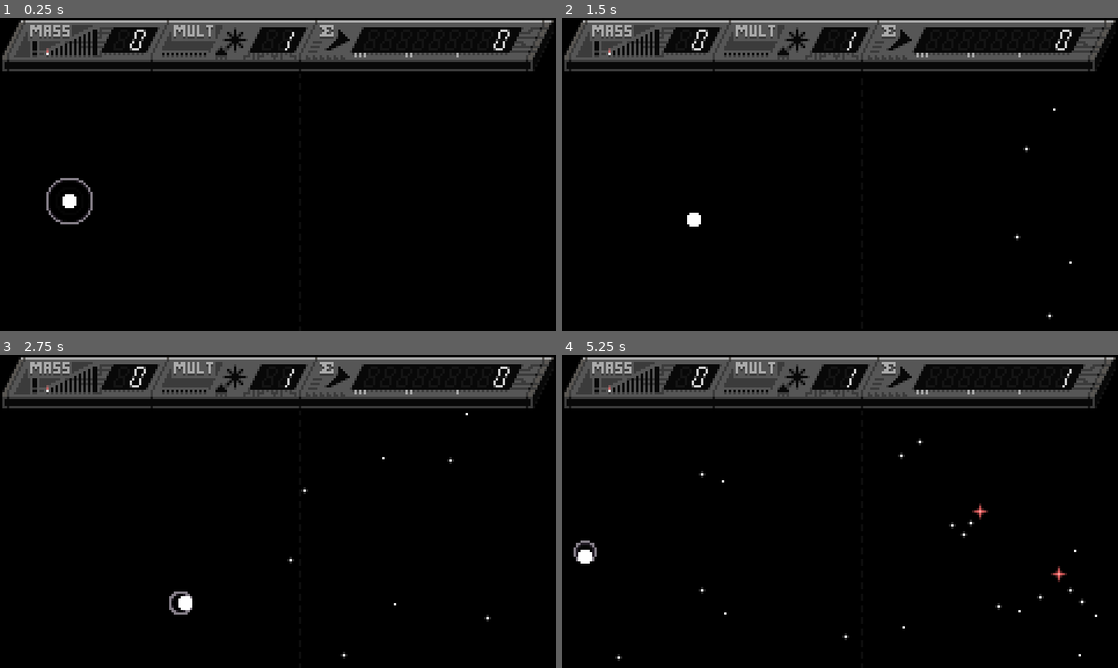
Above: before the commit, frames 1-4 (two rows, left to right).
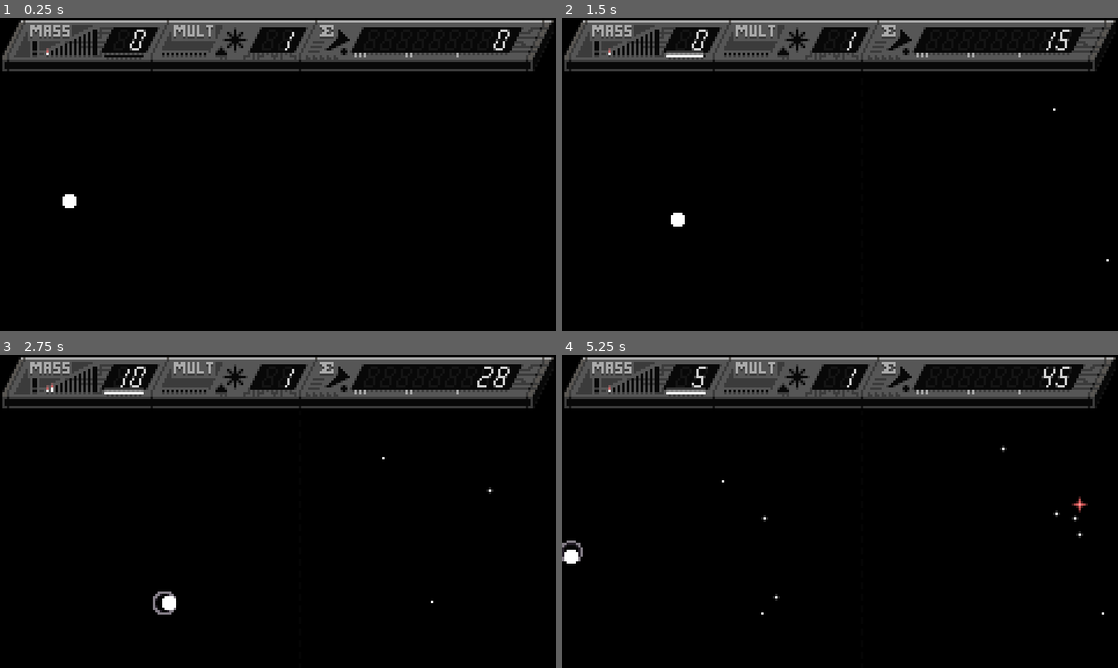
Above: after the commit, the same moments.

Repository: VivianMochi/GravityWell
Game: Godot game, scene res://game_scene.tscn
Two runs of this game, one before a commit and one after it. Both use one fixed random seed, a clock stepped at 60 frames per second and the inputs below.
Inputs:
- Up to frame 1 (0.25 s): no input
- Up to frame 2 (1.5 s): tap Enter at 0.5 s; hold D 0.53-1.28 s; hold 1 0.53-1.28 s; tap Space at 0.77, 0.8, 1.07, 1.35 s; hold S from 1.28 s (still down)
- Up to frame 3 (2.75 s): tap Space at 1.52, 1.82, 2.3 s; tap 1 at 1.55 s; release S at 2.03 s; hold D from 2.03 s (still down); hold 1 from 2.03 s (still down)
- Up to frame 4 (5.25 s): release D at 2.78 s; release 1 at 2.78 s; hold W 2.78-3.53 s; tap 1 at 2.85, 4.35 s; tap Space at 3.02, 3.32, 4.52, 4.82 s; hold Space 3.53-4.28 s; hold A 3.53-5.03 s; hold S from 5.03 s (still down); hold 1 from 5.03 s (still down)

The runs differ from the first frame. In frame 1, 0.4% of the frame differs, in the area x 8-63%, y 7-66%; in frame 2, 0.5%; in frame 3, 0.8%; in frame 4, 1.2%, in the area x 0-98%, y 3-98%.

Commit message:
Game states and more HUD elements

Diff:
--- a/game_scene.gd
+++ b/game_scene.gd
@@ -1,28 +1,85 @@
 extends Node2D
 
+# Game rules
 var ticks_per_second: int = 30;
 var tick_timer: float = 0;
 
-var dust_density: float = 0.2;
-var shard_percentage: float = 0.1;
-
+# Area rules
+var dust_density: float = 0.1;
+var shard_percentage: float = 0.0;
+
+# Mass stuff
 var mass_count: int = 0;
+
+# Multiplier stuff
 var multiplier: int = 1;
+var multiplier_progress: int = 0;
+var multiplier_shield: int = 0;
+
+# Score stuff
 var total_score: int = 0;
 var total_score_display_value: int = 0;
+
+# Gameplay control
+var prepping := true;
+var playing := false;
+var results := false;
+
+# Other visual controls
+var hit_freeze: float = 0;
+var shake_time: float = 0;
+var flicker_time = {}
 
 func _ready():
 	# Set up some stuff
 	$Well.right_barrier = $Barrier.position.x - 3;
+	flicker_time["Passthrough"] = 0;
+	flicker_time["MultiArrow"] = 0
 
 func _process(delta):
-	# Decide when to tick
-	tick_timer += delta;
-	while tick_timer > 1.0 / ticks_per_second:
-		tick_timer -= 1.0 / ticks_per_second;
-		tick();
+	# Screen shake control
+	if shake_time > 0:
+		shake_time = move_toward(shake_time, 0, delta);
+		position = Vector2(randf() * 2 - 1,randf() * 2 - 1);
+	else:
+		position = Vector2();
+
+	# Freeze control, then tick
+	if hit_freeze > 0:
+		hit_freeze = move_toward(hit_freeze, 0, delta);
+	else:
+		# Game state control
+		if playing and $Well.dead:
+			end_game();
+		if Input.is_physical_key_pressed(KEY_SPACE) and (prepping or results):
+			start_game();
+
+		# Decide when to tick
+		tick_timer += delta;
+		while tick_timer > 1.0 / ticks_per_second:
+			tick_timer -= 1.0 / ticks_per_second;
+			tick();
 
 func tick():
+	# Debug
+	if Input.is_physical_key_pressed(KEY_1):
+		var new_dust = preload("res://dust.tscn").instantiate();
+		$Dust.add_child(new_dust);
+		new_dust.position = $Well.position;
+
+	# Tick flicker times
+	for light in flicker_time:
+		flicker_time[light] = move_toward(flicker_time[light], 0, 1);
+
+	# Multiplier decay
+	if multiplier_shield > 0:
+		multiplier_shield = move_toward(multiplier_shield, 0, clamp(floor(multiplier * 0.5) + 1, 1, 10));
+	else:
+		multiplier_progress = move_toward(multiplier_progress, 0, 1);
+		if playing and multiplier_progress <= 0 and multiplier > 1:
+			multiplier -= 1;
+			multiplier_progress = 99;
+
 	# Tick the gravity well
 	$Well.tick();
 
@@ -51,19 +108,80 @@
 			new_dust.velocity_changed();
 
 	# Fade in the barrier when nearby
-	$Barrier.modulate.a = clamp(($Well.position.x - $Barrier.position.x + 10) / 10.0, 0.05, 1);
+	$Barrier.modulate.a = clamp(($Well.position.x - $Barrier.position.x + 10) / 10.0, 0.02, 1) if playing else 0;
 	$Barrier.position.y += 1;
 	if $Barrier.position.y > 4:
 		$Barrier.position.y = 0;
 
-	# Update display
-	total_score_display_value = move_toward(total_score_display_value, total_score, 2);
+	# Multiplier growth from satellites, only when multiplier is shielded
+	if $Well.orbiting > 0 and multiplier_shield > 0:
+		multiplier_progress += $Well.orbiting;
+		if multiplier_progress >= 100:
+			multiplier += 1;
+			multiplier_progress = 1;
+			multiplier_shield = 100;
+			flicker_time["MultiArrow"] = 25;
+
+	# Update score
+	var score_increment = ceil(abs(total_score - total_score_display_value) / 10.0);
+	total_score_display_value = move_toward(total_score_display_value, total_score, score_increment);
+
+	# Update the hud display
 	update_display();
 
+func start_game():
+	# Game state change
+	prepping = false;
+	results = false;
+	playing = true;
+
+	# Reset player
+	$Well.position = Vector2(30, 79);
+	$Well.dead = false;
+	$Well.controlled = true;
+
+	# Reset area
+	dust_density = 0.1;
+	shard_percentage = 0.1;
+
+	# Reset hud
+	mass_count = 0;
+	multiplier = 1;
+	multiplier_progress = 0;
+	multiplier_shield = 0;
+	total_score = 0;
+	total_score_display_value = 0;
+
+func end_game():
+	# Game state change
+	playing = false;
+	results = true;
+
+	# Move player far off screen
+	var explosion_position = $Well.position;
+	$Well.position.x = -500;
+
+	# Create particle explosion
+	for i in range(100):
+		var new_dust = preload("res://dust.tscn").instantiate();
+		$Dust.add_child(new_dust);
+		new_dust.position = explosion_position;
+		new_dust.velocity = Vector2(lerp(-4.0, 4.0, randf()), lerp(-4.0, 4.0, randf()));
+		new_dust.velocity_changed();
+
+	# Update displays
+	mass_count = 0;
+
 func update_display():
+	# Update anti-mode warning light
+	# It flashes whenever dust will be insta-transmitted
+	if $Well.anti_mode or mass_count == 99:
+		$TopHud/AntiModeLight.visible = Time.get_ticks_msec() % 1000 < 500;
+	else:
+		$TopHud/AntiModeLight.visible = false;
+
 	# Update size bar display and mass count display
 	if $Well.anti_mode:
-		$TopHud/AntiModeLight.visible = Time.get_ticks_msec() % 1000 < 500;
 		$TopHud/SizeMeter.frame = 0;
 		$TopHud/MassDigit0.frame = 11;
 		$TopHud/MassDigit1.frame = 11;
@@ -73,14 +191,40 @@
 		else:
 			var size_factor = mass_count / 100.0
 			$TopHud/SizeMeter.frame = lerp(1, 11, size_factor);
-		$TopHud/AntiModeLight.visible = false;
 		update_number_display("Mass", mass_count);
+
+	# Update multiplier shield display
+	if multiplier_shield > 0:
+		$TopHud/MultiShieldBar.visible = true;
+		$TopHud/MultiShieldBar.frame = 0;
+		$TopHud/MultiShieldBar.scale.x = round(multiplier_shield * 17.0 / 100.0);
+	elif (multiplier > 1 and playing) or multiplier_progress > 0:
+		# Flash red if multiplier is actively decaying
+		$TopHud/MultiShieldBar.visible = Time.get_ticks_msec() % 300 < 150;
+		$TopHud/MultiShieldBar.frame = 1;
+		$TopHud/MultiShieldBar.scale.x = 17.0;
+	else:
+		$TopHud/MultiShieldBar.visible = false;
+
+	# Update multiplier builder lights
+	$TopHud/MultiBuilderLights.frame = $Well.orbiting;
+
+	# Update multiplier bar
+	if multiplier_progress > 0:
+		$TopHud/MultiBar.visible = true;
+		$TopHud/MultiBar.region_rect.size.x = 2 + round(227 * multiplier_progress / 100.0);
+	else:
+		$TopHud/MultiBar.visible = false;
 
 	# Update multiplier display
 	update_number_display("Mult", multiplier);
 
 	# Update total score display
 	update_number_display("Score", total_score_display_value);
+
+	# Update lights from flicker control
+	$TopHud/MultiArrowLight.visible = Time.get_ticks_msec() % 200 < 100 if flicker_time["MultiArrow"] > 0 else false;
+	$TopHud/PassthroughLight.visible = flicker_time["Passthrough"] > 0;
 
 func update_number_display(display_id: String, value: int):
 	var digits = 9 if display_id == "Score" else 2;
@@ -93,21 +237,28 @@
 			value /= 10;
 
 func _on_well_absorbed(dust):
-	if not $Well.anti_mode:
-		if mass_count < 99:
+	if playing:
+		if not $Well.anti_mode and mass_count < 99:
 			mass_count += 1;
 		else:
-			# Do mass burn-through here
-			pass
-		$Well.grow_for_mass(mass_count);
+			# Do insta-transmit
+			total_score += 1;
+			flicker_time["Passthrough"] = 3;
+
+		# Shield current multiplier for collecting dust
+		multiplier_shield = 100;
+
+	# Destroy the dust
 	dust.queue_free();
 
 func _on_well_fractured(shard):
 	shard.queue_free();
-	# Reset game here
-	total_score = 0;
+	hit_freeze = 0.5;
+	shake_time = 0.25;
+	$Well.die();
 
 func _on_transmit_mass():
 	total_score += mass_count * multiplier;
 	mass_count = 0;
 	multiplier = 1;
+	# TODO: Make a better scoring animation, this should feel good at high numbers!
--- a/game_scene.tscn
+++ b/game_scene.tscn
@@ -7,6 +7,11 @@
 [ext_resource type="PackedScene" uid="uid://bfbabxhrw6rmt" path="res://num_display.tscn" id="4_xu2al"]
 [ext_resource type="Texture2D" uid="uid://dgs25h67jrg56" path="res://resource/size_meter.png" id="5_sr6lx"]
 [ext_resource type="Texture2D" uid="uid://cge4ktcw37cbh" path="res://resource/anti_mode.png" id="6_c6uyk"]
+[ext_resource type="Texture2D" uid="uid://hpx32o0ch543" path="res://resource/multibuilder.png" id="8_a0qj3"]
+[ext_resource type="Texture2D" uid="uid://v7dja68plb8t" path="res://resource/multishield.png" id="9_tjese"]
+[ext_resource type="Texture2D" uid="uid://bab0tsc44h40s" path="res://resource/multibar.png" id="10_2e24m"]
+[ext_resource type="Texture2D" uid="uid://1urtn3ah2jl5" path="res://resource/arrow.png" id="11_o2kjl"]
+[ext_resource type="Texture2D" uid="uid://bbj6oex5yocgv" path="res://resource/passthrough.png" id="12_r3rui"]
 
 [node name="GameScene" type="Node2D"]
 script = ExtResource("1_3meol")
@@ -78,6 +83,36 @@
 position = Vector2(15, 13)
 texture = ExtResource("6_c6uyk")
 
+[node name="MultiBuilderLights" type="Sprite2D" parent="TopHud"]
+position = Vector2(70, 12)
+texture = ExtResource("8_a0qj3")
+centered = false
+hframes = 11
+
+[node name="MultiShieldBar" type="Sprite2D" parent="TopHud"]
+position = Vector2(45, 14)
+scale = Vector2(1, 1)
+texture = ExtResource("9_tjese")
+centered = false
+hframes = 2
+
+[node name="MultiBar" type="Sprite2D" parent="TopHud"]
+position = Vector2(1, 17)
+texture = ExtResource("10_2e24m")
+centered = false
+region_enabled = true
+region_rect = Rect2(0, 0, 229, 6)
+
+[node name="MultiArrowLight" type="Sprite2D" parent="TopHud"]
+position = Vector2(92, 11)
+texture = ExtResource("11_o2kjl")
+centered = false
+
+[node name="PassthroughLight" type="Sprite2D" parent="TopHud"]
+position = Vector2(146, 12)
+texture = ExtResource("12_r3rui")
+centered = false
+
 [connection signal="absorbed" from="Well" to="." method="_on_well_absorbed"]
 [connection signal="fractured" from="Well" to="." method="_on_well_fractured"]
 [connection signal="transmit_mass" from="Well" to="." method="_on_transmit_mass"]
--- a/project.godot
+++ b/project.godot
@@ -15,6 +15,7 @@
 config/features=PackedStringArray("4.2", "Forward Plus")
 boot_splash/bg_color=Color(0, 0, 0, 1)
 boot_splash/show_image=false
+boot_splash/use_filter=false
 config/icon="res://icon.svg"
 
 [autoload]
--- a/well.gd
+++ b/well.gd
@@ -17,10 +17,13 @@
 var bottom_barrier = 131;
 
 # Active ingredients
-var aura_radius: float = 10;
-var aura_radius_desired: float = 10
+var controlled := false;
+var dead := false;
+var aura_radius: float = 2;
+var aura_radius_desired: float = 2;
 var aura_center := Vector2(0, 0);
 var anti_mode := false;
+var orbiting: int = 0;
 
 # For visuals
 var aura_pulse_factor = 0;
@@ -33,37 +36,39 @@
 	aura_pulse_factor = wrap(aura_pulse_factor + delta * 0.5, 0, 1.0);
 
 func tick():
-	# Transition between anti-mode
-	if not anti_mode and Input.is_physical_key_pressed(KEY_SPACE):
-		anti_mode = true
-		transmit_mass.emit();
-		aura_radius = 2;
-		aura_radius_desired = 2;
-	elif anti_mode and not Input.is_physical_key_pressed(KEY_SPACE):
-		anti_mode = false;
-		aura_radius_desired = aura_min;
+	# All input stuff is locked behind controlled
+	if controlled:
+		# Transition between anti-mode
+		if not anti_mode and Input.is_physical_key_pressed(KEY_SPACE):
+			anti_mode = true
+			transmit_mass.emit();
+			aura_radius = 2;
+			aura_radius_desired = 2;
+		elif anti_mode and not Input.is_physical_key_pressed(KEY_SPACE):
+			anti_mode = false;
+			aura_radius_desired = aura_min;
 
-	# Boil down inputs
-	var input_right = Input.is_physical_key_pressed(KEY_D) or Input.is_physical_key_pressed(KEY_RIGHT)
-	var input_left = Input.is_physical_key_pressed(KEY_A) or Input.is_physical_key_pressed(KEY_LEFT)
-	var input_up = Input.is_physical_key_pressed(KEY_W) or Input.is_physical_key_pressed(KEY_UP)
-	var input_down = Input.is_physical_key_pressed(KEY_S) or Input.is_physical_key_pressed(KEY_DOWN)
+		# Boil down inputs
+		var input_right = Input.is_physical_key_pressed(KEY_D) or Input.is_physical_key_pressed(KEY_RIGHT)
+		var input_left = Input.is_physical_key_pressed(KEY_A) or Input.is_physical_key_pressed(KEY_LEFT)
+		var input_up = Input.is_physical_key_pressed(KEY_W) or Input.is_physical_key_pressed(KEY_UP)
+		var input_down = Input.is_physical_key_pressed(KEY_S) or Input.is_physical_key_pressed(KEY_DOWN)
 
-	# Figure out movement to do this tick
-	var move_speed = base_move_speed * 2 if anti_mode else base_move_speed;
-	var movement := Vector2(0, 0);
-	if input_left :
-		movement.x += clamp(-move_speed, left_barrier - position.x, 0);
-	if input_right:
-		movement.x += clamp(move_speed, 0, right_barrier - position.x);
-	if input_up:
-		movement.y += clamp(-move_speed, top_barrier - position.y, 0);
-	if input_down:
-		movement.y += clamp(move_speed, 0, bottom_barrier - position.y);
+		# Figure out movement to do this tick
+		var move_speed = base_move_speed * 2 if anti_mode else base_move_speed;
+		var movement := Vector2(0, 0);
+		if input_left :
+			movement.x += clamp(-move_speed, left_barrier - position.x, 0);
+		if input_right:
+			movement.x += clamp(move_speed, 0, right_barrier - position.x);
+		if input_up:
+			movement.y += clamp(-move_speed, top_barrier - position.y, 0);
+		if input_down:
+			movement.y += clamp(move_speed, 0, bottom_barrier - position.y);
 
-	# Do movement, with aura center lagging behind
-	position += movement;
-	aura_center -= movement;
+		# Do movement, with aura center lagging behind
+		position += movement;
+		aura_center -= movement;
 
 	# Slowly bring aura_center back towards core
 	aura_center.x *= 0.8;
@@ -92,12 +97,14 @@
 			var pull_strength = 100.0 / (offset.length() * offset.length());
 			pull_strength = clamp(pull_strength, 0.1, 1.0);
 			dust.velocity += offset.normalized() * pull_strength;
+			dust.velocity *= 0.98;
 			dust.velocity_changed();
 		elif shard:
 			var offset = position - shard.position;
 			var pull_strength = 50.0 / (offset.length() * offset.length());
 			pull_strength = clamp(pull_strength, 0.1, 0.5);
 			shard.velocity += offset.normalized() * pull_strength;
+			shard.velocity *= 0.99;
 			shard.velocity_changed();
 
 	# Queue a redraw
@@ -118,17 +125,28 @@
 	draw_arc(aura_center.round(), aura_radius, 0, TAU, 24, Color.hex(0x847e87ff), 1, false);
 
 func _on_entered_well_area(area):
-	pass
+	if area.get_owner() is Shard:
+		orbiting += 1;
+
+func _on_exited_well_area(area):
+	if area.get_owner() is Shard:
+		orbiting -= 1;
 
 func _on_entered_core_area(area):
 	var dust = area.get_owner() as Dust;
 	var shard = area.get_owner() as Shard;
 	if dust:
-		if not anti_mode:
-			aura_radius_desired = clamp(aura_radius_desired + (aura_max - aura_min) / 99.0, aura_min, aura_max);
+		if not anti_mode and controlled:
+			aura_radius_desired = clamp(aura_radius_desired + (aura_max - aura_min) / 100.0, aura_min, aura_max);
 		absorbed.emit(dust);
 	if shard:
 		fractured.emit(shard);
 
-func grow_for_mass(mass_count):
-	pass;
+func die():
+	dead = true;
+	controlled = false;
+	# Also reset for next life;
+	aura_radius = 2;
+	aura_radius_desired = 2;
+	aura_center = Vector2(0, 0);
+	anti_mode = false;
--- a/well.tscn
+++ b/well.tscn
@@ -26,3 +26,4 @@
 
 [connection signal="area_entered" from="CoreArea" to="." method="_on_entered_core_area"]
 [connection signal="area_entered" from="WellArea" to="." method="_on_entered_well_area"]
+[connection signal="area_exited" from="WellArea" to="." method="_on_exited_well_area"]
Not shown: 1 places in game_scene.tscn that only renumber resources
Binary file added: resource/arrow.png
Not shown, added: resource/arrow.png.import
Binary file added: resource/multibar.png
Not shown, added: resource/multibar.png.import
Binary file added: resource/multibuilder.aseprite
Binary file added: resource/multibuilder.png
Not shown, added: resource/multibuilder.png.import
Binary file added: resource/multishield.png
Not shown, added: resource/multishield.png.import
Binary file added: resource/passthrough.png
Not shown, added: resource/passthrough.png.import
(and 1 more such lines)
